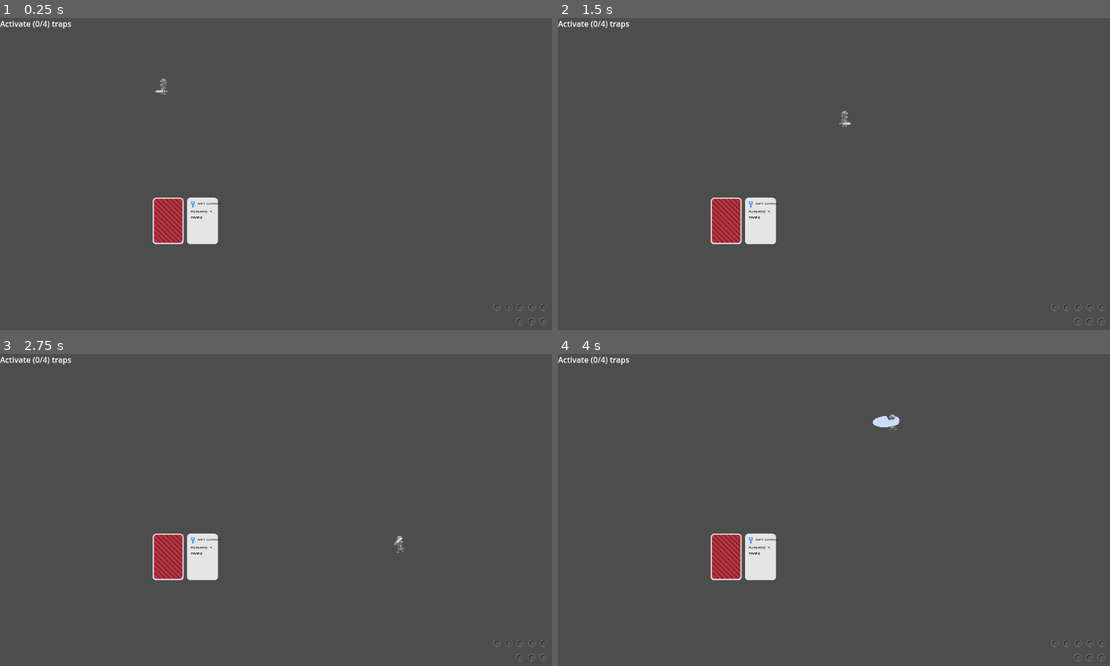
Above: before the commit, frames 1-4 (two rows, left to right).
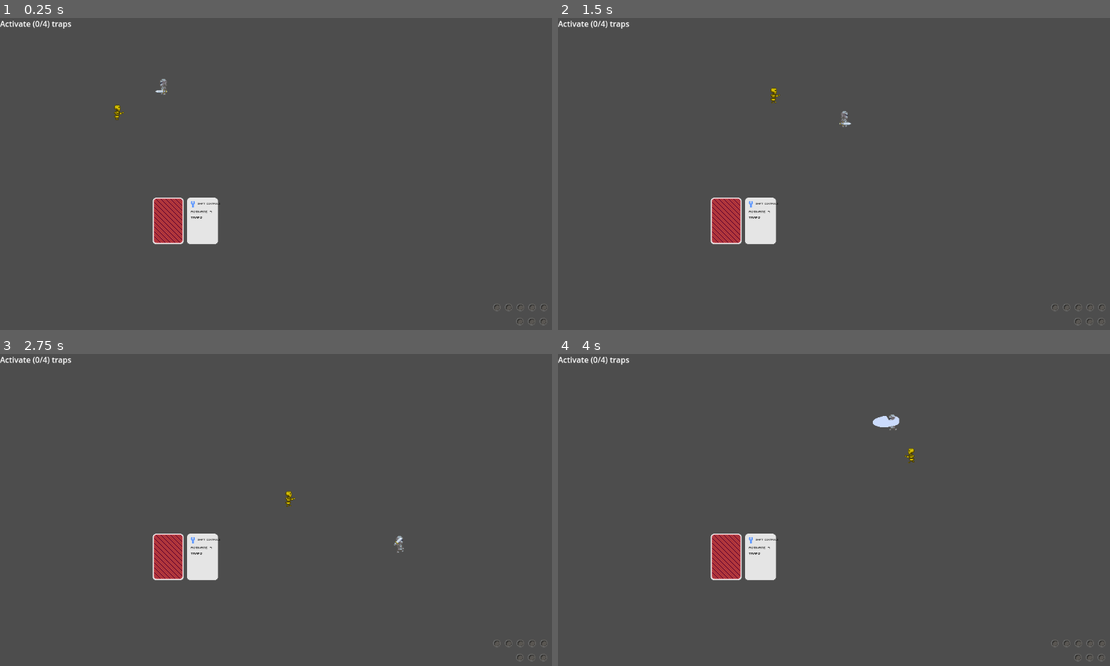
Above: after the commit, the same moments.

Repository: GoldenAppler-eng/Psyches-Dungeon
Game: Godot game, scene res://scenes/test_world.tscn
Two runs of this game, one before a commit and one after it. Both use one fixed random seed, a clock stepped at 60 frames per second and the inputs below.
Inputs (mouse positions are in pixels of both pictures, inside the frame that each line leads up to):
- Up to frame 1 (0.25 s): no input
- Up to frame 2 (1.5 s): tap Enter at 0.5 s; move the mouse to (966, 161) at 0.52 s; hold W (move_right) 0.53-1.28 s; hold Space (attack) 0.53-1.28 s; click (966, 161) at 0.67 s; move the mouse to (729, 192) at 1.27 s; hold D (move_down) from 1.28 s (still down); tap Space (attack) at 1.35 s
- Up to frame 3 (2.75 s): move the mouse to (336, 441) at 2.02 s; release D (move_down) at 2.03 s; hold W (move_right) from 2.03 s (still down); hold Space (attack) from 2.03 s (still down); tap E (open_chest) at 2.1 s
- Up to frame 4 (4 s): move the mouse to (811, 575) at 2.77 s; release W (move_right) at 2.78 s; release Space (attack) at 2.78 s; hold A (move_up) 2.78-3.53 s; tap Space (attack) at 2.85 s; click (811, 575) at 2.92 s; move the mouse to (1010, 559) at 3.52 s; hold S (move_left) from 3.53 s (still down); hold Space (attack) from 3.53 s (still down)

The runs differ from the first frame. In frame 1, less than 0.1% of the frame differs, in the area x 20-23%, y 27-33%; in frame 2, less than 0.1%; in frame 3, less than 0.1%, in the area x 51-54%, y 44-49%; in frame 4, less than 0.1%.

Commit message:
Added enemy sprite and attack

Diff:
--- a/prefabs/placeable/enemy.tscn
+++ b/prefabs/placeable/enemy.tscn
@@ -1,34 +1,181 @@
-[gd_scene load_steps=8 format=3 uid="uid://du3tmqtt127gu"]
-
-[ext_resource type="Texture2D" uid="uid://clf6cmjveh5tc" path="res://sprites/tmp/red-64x64.png" id="1_gyx74"]
+[gd_scene load_steps=26 format=3 uid="uid://du3tmqtt127gu"]
+
 [ext_resource type="Script" path="res://scripts/placeable/enemy.gd" id="1_smd3p"]
+[ext_resource type="PackedScene" uid="uid://c5ksnc33jrjk7" path="res://prefabs/components/jump_component.tscn" id="2_6wgmk"]
 [ext_resource type="PackedScene" uid="uid://3v1d7p2qk7hi" path="res://prefabs/placeable/coin.tscn" id="2_s3tct"]
+[ext_resource type="Texture2D" uid="uid://s6en6lbn8ili" path="res://sprites/enemy-final-90x36-Sheet.png" id="3_a5rh0"]
+
+[sub_resource type="AtlasTexture" id="AtlasTexture_0byb6"]
+atlas = ExtResource("3_a5rh0")
+region = Rect2(720, 0, 90, 36)
+
+[sub_resource type="AtlasTexture" id="AtlasTexture_qkqe4"]
+atlas = ExtResource("3_a5rh0")
+region = Rect2(810, 0, 90, 36)
+
+[sub_resource type="AtlasTexture" id="AtlasTexture_d6h68"]
+atlas = ExtResource("3_a5rh0")
+region = Rect2(900, 0, 90, 36)
+
+[sub_resource type="AtlasTexture" id="AtlasTexture_wwmfq"]
+atlas = ExtResource("3_a5rh0")
+region = Rect2(990, 0, 90, 36)
+
+[sub_resource type="AtlasTexture" id="AtlasTexture_ruvga"]
+atlas = ExtResource("3_a5rh0")
+region = Rect2(1080, 0, 90, 36)
+
+[sub_resource type="AtlasTexture" id="AtlasTexture_48o0t"]
+atlas = ExtResource("3_a5rh0")
+region = Rect2(1170, 0, 90, 36)
+
+[sub_resource type="AtlasTexture" id="AtlasTexture_xvgju"]
+atlas = ExtResource("3_a5rh0")
+region = Rect2(1260, 0, 90, 36)
+
+[sub_resource type="AtlasTexture" id="AtlasTexture_pshwo"]
+atlas = ExtResource("3_a5rh0")
+region = Rect2(0, 0, 90, 36)
+
+[sub_resource type="AtlasTexture" id="AtlasTexture_osv44"]
+atlas = ExtResource("3_a5rh0")
+region = Rect2(90, 0, 90, 36)
+
+[sub_resource type="AtlasTexture" id="AtlasTexture_1umjs"]
+atlas = ExtResource("3_a5rh0")
+region = Rect2(180, 0, 90, 36)
+
+[sub_resource type="AtlasTexture" id="AtlasTexture_cdu8h"]
+atlas = ExtResource("3_a5rh0")
+region = Rect2(270, 0, 90, 36)
+
+[sub_resource type="AtlasTexture" id="AtlasTexture_54on6"]
+atlas = ExtResource("3_a5rh0")
+region = Rect2(360, 0, 90, 36)
+
+[sub_resource type="AtlasTexture" id="AtlasTexture_uxln7"]
+atlas = ExtResource("3_a5rh0")
+region = Rect2(450, 0, 90, 36)
+
+[sub_resource type="AtlasTexture" id="AtlasTexture_i73w5"]
+atlas = ExtResource("3_a5rh0")
+region = Rect2(540, 0, 90, 36)
+
+[sub_resource type="AtlasTexture" id="AtlasTexture_5c5th"]
+atlas = ExtResource("3_a5rh0")
+region = Rect2(630, 0, 90, 36)
+
+[sub_resource type="SpriteFrames" id="SpriteFrames_fpalx"]
+animations = [{
+"frames": [{
+"duration": 1.0,
+"texture": SubResource("AtlasTexture_0byb6")
+}, {
+"duration": 1.0,
+"texture": SubResource("AtlasTexture_qkqe4")
+}, {
+"duration": 1.0,
+"texture": SubResource("AtlasTexture_d6h68")
+}],
+"loop": false,
+"name": &"attack",
+"speed": 10.0
+}, {
+"frames": [{
+"duration": 1.0,
+"texture": SubResource("AtlasTexture_wwmfq")
+}, {
+"duration": 1.0,
+"texture": SubResource("AtlasTexture_ruvga")
+}, {
+"duration": 1.0,
+"texture": SubResource("AtlasTexture_48o0t")
+}, {
+"duration": 1.0,
+"texture": SubResource("AtlasTexture_xvgju")
+}],
+"loop": false,
+"name": &"death",
+"speed": 5.0
+}, {
+"frames": [{
+"duration": 1.0,
+"texture": SubResource("AtlasTexture_pshwo")
+}, {
+"duration": 1.0,
+"texture": SubResource("AtlasTexture_osv44")
+}],
+"loop": true,
+"name": &"idle",
+"speed": 5.0
+}, {
+"frames": [{
+"duration": 1.0,
+"texture": SubResource("AtlasTexture_1umjs")
+}, {
+"duration": 1.0,
+"texture": SubResource("AtlasTexture_cdu8h")
+}, {
+"duration": 1.0,
+"texture": SubResource("AtlasTexture_54on6")
+}, {
+"duration": 1.0,
+"texture": SubResource("AtlasTexture_uxln7")
+}, {
+"duration": 1.0,
+"texture": SubResource("AtlasTexture_i73w5")
+}, {
+"duration": 1.0,
+"texture": SubResource("AtlasTexture_5c5th")
+}],
+"loop": true,
+"name": &"run",
+"speed": 10.0
+}]
 
 [sub_resource type="RectangleShape2D" id="RectangleShape2D_kjina"]
-size = Vector2(64, 64)
+size = Vector2(13, 18)
 
 [sub_resource type="RectangleShape2D" id="RectangleShape2D_l30rr"]
-size = Vector2(100, 100)
-
-[sub_resource type="CircleShape2D" id="CircleShape2D_1cfmq"]
-radius = 17.0294
+size = Vector2(23, 34)
+
+[sub_resource type="RectangleShape2D" id="RectangleShape2D_s04jv"]
+size = Vector2(12, 20)
 
 [sub_resource type="CircleShape2D" id="CircleShape2D_tfr4d"]
-radius = 133.135
+radius = 50.1597
+
+[sub_resource type="RectangleShape2D" id="RectangleShape2D_lun2x"]
+size = Vector2(27, 26)
 
 [node name="enemy" type="CharacterBody2D"]
 collision_layer = 8
 collision_mask = 3
 script = ExtResource("1_smd3p")
+jump_component_prefab = ExtResource("2_6wgmk")
 dropped_item = ExtResource("2_s3tct")
 
-[node name="Sprite2D" type="Sprite2D" parent="."]
-texture = ExtResource("1_gyx74")
+[node name="AnimatedSprite2D" type="AnimatedSprite2D" parent="."]
+unique_name_in_owner = true
+sprite_frames = SubResource("SpriteFrames_fpalx")
+animation = &"idle"
+autoplay = "idle"
+frame_progress = 0.562798
 
 [node name="CollisionShape2D" type="CollisionShape2D" parent="."]
+position = Vector2(-0.5, 9)
 shape = SubResource("RectangleShape2D_kjina")
 
+[node name="AttackCooldownTimer" type="Timer" parent="."]
+unique_name_in_owner = true
+one_shot = true
+
+[node name="InvincibilityTimer" type="Timer" parent="."]
+unique_name_in_owner = true
+one_shot = true
+
 [node name="EnemyHitbox" type="Area2D" parent="."]
+position = Vector2(-3, 2)
 collision_layer = 64
 collision_mask = 0
 monitoring = false
@@ -38,22 +185,13 @@
 
 [node name="DamagerHitbox" type="Area2D" parent="."]
 unique_name_in_owner = true
-position = Vector2(50, 0)
+position = Vector2(-12, 1)
 collision_layer = 0
 collision_mask = 32
 monitorable = false
 
 [node name="CollisionShape2D" type="CollisionShape2D" parent="DamagerHitbox"]
-shape = SubResource("CircleShape2D_1cfmq")
-
-[node name="AttackCooldownTimer" type="Timer" parent="."]
-unique_name_in_owner = true
-wait_time = 3.0
-one_shot = true
-
-[node name="InvincibilityTimer" type="Timer" parent="."]
-unique_name_in_owner = true
-one_shot = true
+shape = SubResource("RectangleShape2D_s04jv")
 
 [node name="ObjectDetectionArea" type="Area2D" parent="."]
 unique_name_in_owner = true
@@ -64,6 +202,16 @@
 [node name="CollisionShape2D" type="CollisionShape2D" parent="ObjectDetectionArea"]
 shape = SubResource("CircleShape2D_tfr4d")
 
+[node name="AttackDetectionArea" type="Area2D" parent="."]
+unique_name_in_owner = true
+position = Vector2(-19.5, 1)
+collision_layer = 0
+collision_mask = 32
+
+[node name="CollisionShape2D" type="CollisionShape2D" parent="AttackDetectionArea"]
+shape = SubResource("RectangleShape2D_lun2x")
+
+[connection signal="animation_finished" from="AnimatedSprite2D" to="." method="_on_animated_sprite_2d_animation_finished"]
 [connection signal="timeout" from="AttackCooldownTimer" to="." method="_on_attack_cooldown_timer_timeout"]
 [connection signal="timeout" from="InvincibilityTimer" to="." method="_on_invincibility_timer_timeout"]
 [connection signal="body_entered" from="ObjectDetectionArea" to="." method="_on_object_detection_area_body_entered"]
--- a/prefabs/placeable/player.tscn
+++ b/prefabs/placeable/player.tscn
@@ -276,12 +276,11 @@
 one_shot = true
 
 [node name="PlayerHitbox" type="Area2D" parent="."]
-position = Vector2(-7, -5)
+position = Vector2(-0.5, 3)
 collision_layer = 32
 monitoring = false
 
 [node name="CollisionShape2D" type="CollisionShape2D" parent="PlayerHitbox"]
-position = Vector2(6.5, 8)
 shape = SubResource("RectangleShape2D_5u5iw")
 
 [node name="DamagerHitbox" type="Area2D" parent="."]
@@ -295,13 +294,12 @@
 shape = SubResource("RectangleShape2D_tkdcx")
 
 [node name="RoomDetector" type="Area2D" parent="."]
-position = Vector2(-7, -5)
+position = Vector2(-1, 0)
 collision_layer = 0
 collision_mask = 2048
 script = ExtResource("3_0ed2m")
 
 [node name="CollisionShape2D" type="CollisionShape2D" parent="RoomDetector"]
-position = Vector2(6, 5)
 shape = SubResource("CircleShape2D_iy7w6")
 
 [connection signal="animation_finished" from="TopHalf" to="." method="_on_top_half_animation_finished"]
--- a/scenes/test_world.tscn
+++ b/scenes/test_world.tscn
@@ -6,6 +6,7 @@
 [ext_resource type="PackedScene" uid="uid://dwqki74onshog" path="res://prefabs/handlers/goal_handler.tscn" id="4_cjn4e"]
 [ext_resource type="PackedScene" uid="uid://f0ftkbwhqhcs" path="res://prefabs/handlers/loss_handler.tscn" id="5_0rbt4"]
 [ext_resource type="PackedScene" uid="uid://bnj71gqcb0bcx" path="res://prefabs/handlers/card_handler.tscn" id="5_sf3at"]
+[ext_resource type="PackedScene" uid="uid://du3tmqtt127gu" path="res://prefabs/placeable/enemy.tscn" id="7_fgfsq"]
 
 [node name="test_world" type="Node2D"]
 
@@ -28,3 +29,6 @@
 
 [node name="player" parent="." instance=ExtResource("2_wgghm")]
 position = Vector2(333, 145)
+
+[node name="enemy" parent="." instance=ExtResource("7_fgfsq")]
+position = Vector2(201, 211)
--- a/scripts/placeable/enemy.gd
+++ b/scripts/placeable/enemy.gd
@@ -4,27 +4,35 @@
 const MAX_SPEED := 10000.0
 const GOLD_CHANCE := .4
 const DAMAGE := 10
-const KNOCKBACK_MODIFIER := 20
+const KNOCKBACK_MODIFIER := 0
+
+@export var jump_component_prefab : PackedScene
 
 @export var max_health : int = 100
 
 @onready var damager_hitbox : Area2D = $%DamagerHitbox
+@onready var attack_detection_area : Area2D = $%AttackDetectionArea
 @onready var object_detection_area : Area2D = $%ObjectDetectionArea
 
 @onready var attack_cooldown_timer : Timer = $%AttackCooldownTimer
 @onready var invincibility_timer : Timer = $%InvincibilityTimer
+
+@onready var animated_sprite_2d : AnimatedSprite2D = $%AnimatedSprite2D
 
 @export var dropped_item : PackedScene
 
 var target_player : Player
 
 var damager_hitbox_offset : float
+var attack_detection_offset : float
 var speed := MAX_SPEED
 
 var _is_golden := false
 var _attack_ready := false
 var _charging := false
 var _invincible := false
+var _is_attacking := false
+var _is_dead := false
 
 var avoided_objects : Array[Node2D] = []
 
@@ -35,12 +43,16 @@
 
 	health = max_health
 	damager_hitbox_offset = damager_hitbox.position.x
+	attack_detection_offset = attack_detection_area.position.x
 
 	if randf() <= GOLD_CHANCE:
 		_is_golden = true
 
 func _physics_process(delta : float) -> void:
 	_check_health()
+
+	if _is_dead:
+		return
 
 	var movement_direction := _enemy_movement(delta)
 
@@ -57,17 +69,23 @@
 	var horizontal_direction : float = sign(_target_direction.x)
 	var vertical_direction : float = sign(_target_direction.y)
 
-	if _invincible:
+	if _invincible or _is_attacking or _charging:
 		horizontal_direction = 0
 		vertical_direction = 0
 
-	velocity.x = speed * _target_direction.x * delta
-	velocity.y = speed * _target_direction.y * delta
+	velocity.x = speed * horizontal_direction * abs(_target_direction.x) * delta
+	velocity.y = speed * vertical_direction * abs(_target_direction.y) * delta
 
 	if horizontal_direction > 0:
+		damager_hitbox.position.x = -damager_hitbox_offset
+		attack_detection_area.position.x = -attack_detection_offset
+
+		animated_sprite_2d.flip_h = true
+	elif horizontal_direction < 0:
 		damager_hitbox.position.x = damager_hitbox_offset
-	elif horizontal_direction < 0:
-		damager_hitbox.position.x = -damager_hitbox_offset
+		attack_detection_area.position.x = attack_detection_offset
+
+		animated_sprite_2d.flip_h = false
 
 	move_and_slide()
 
@@ -101,7 +119,13 @@
 
 func _enemy_anim(horizontal_direction : float, vertical_direction : float, delta : float) -> void:
 	if _is_golden:
-		modulate = Color(215, 190, 0, 255)
+		modulate = Color8(215, 190, 0, 255)
+
+	if not _is_attacking:
+		if horizontal_direction or vertical_direction:
+			animated_sprite_2d.play("run")
+		else:
+			animated_sprite_2d.play("idle")
 
 func _enemy_attack(delta: float) -> void:
 	if damager_hitbox.has_overlapping_areas():
@@ -111,16 +135,29 @@
 
 		if _attack_ready:
 			_attack_ready = false
+			_is_attacking = true
+
+			animated_sprite_2d.play("attack")
 
 			for area in damager_hitbox.get_overlapping_areas():
 				if area.owner is Player:
 					var player : Player = area.owner as Player
 					player.apply_damage(DAMAGE)
+	else:
+		attack_cooldown_timer.stop()
+		_attack_ready = false
+		_charging = false
 
 func _die() -> void:
+	_is_dead = true
+
 	if _is_golden:
 		var item : Node = dropped_item.instantiate()
+		var jump_comp : Node = jump_component_prefab.instantiate()
+
 		get_parent().add_child(item)
+		item.add_child(jump_comp)
+
 		item.global_position = global_position
 
 	GlobalSignalBus.enemy_death.emit(_is_golden)
@@ -155,3 +192,8 @@
 func _on_object_detection_area_body_exited(body : Node2D) -> void:
 	if avoided_objects.has(body):
 		avoided_objects.remove_at(avoided_objects.find(body))
+
+
+func _on_animated_sprite_2d_animation_finished() -> void:
+	if animated_sprite_2d.animation == "attack":
+		_is_attacking = false
Not shown: 1 places in scenes/test_world.tscn that only renumber resources
Binary file added: sprites/asprite_files/enemy-final-90x36.ase
Renamed: sprites/knight-32x32.ase -> sprites/asprite_files/knight-32x32.ase
Renamed: sprites/knight-animation-32x35.ase -> sprites/asprite_files/knight-animation-32x35.ase
Binary file added: sprites/asprite_files/knight-final-90x36.ase
Renamed: sprites/knight-final-bottom-half-90x36-Sheet.ase -> sprites/asprite_files/knight-final-bottom-half-90x36-Sheet.ase
Renamed: sprites/knight-final-top-half-90x36-Sheet.ase -> sprites/asprite_files/knight-final-top-half-90x36-Sheet.ase
Binary file added: sprites/asprite_files/sheets/enemy-final-90x36-Sheet.ase
Renamed: sprites/knight-final-90x36-Sheet.ase -> sprites/asprite_files/sheets/knight-final-90x36-Sheet.ase
Renamed: sprites/skeleton-32x32.ase -> sprites/asprite_files/template_skeleton-32x32.ase
Renamed: sprites/tmp-card-64x96.ase -> sprites/asprite_files/tmp/tmp-card-64x96.ase
Renamed: sprites/tmp-card-back-64x96.ase -> sprites/asprite_files/tmp/tmp-card-back-64x96.ase
(and 10 more such lines)
